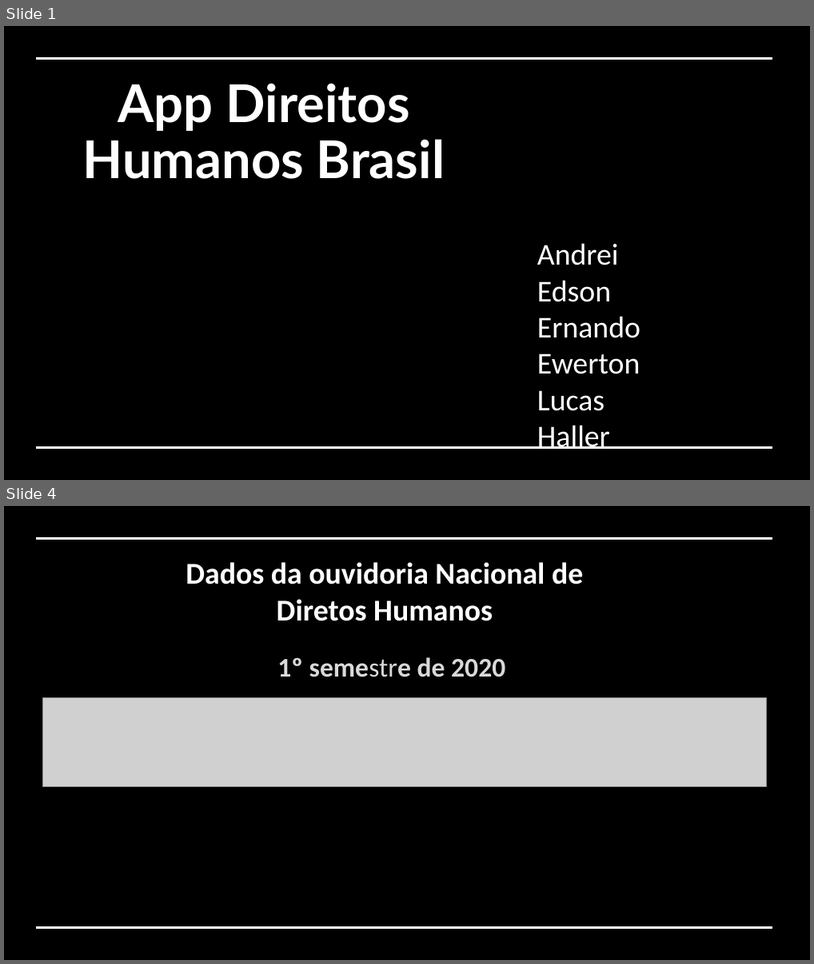
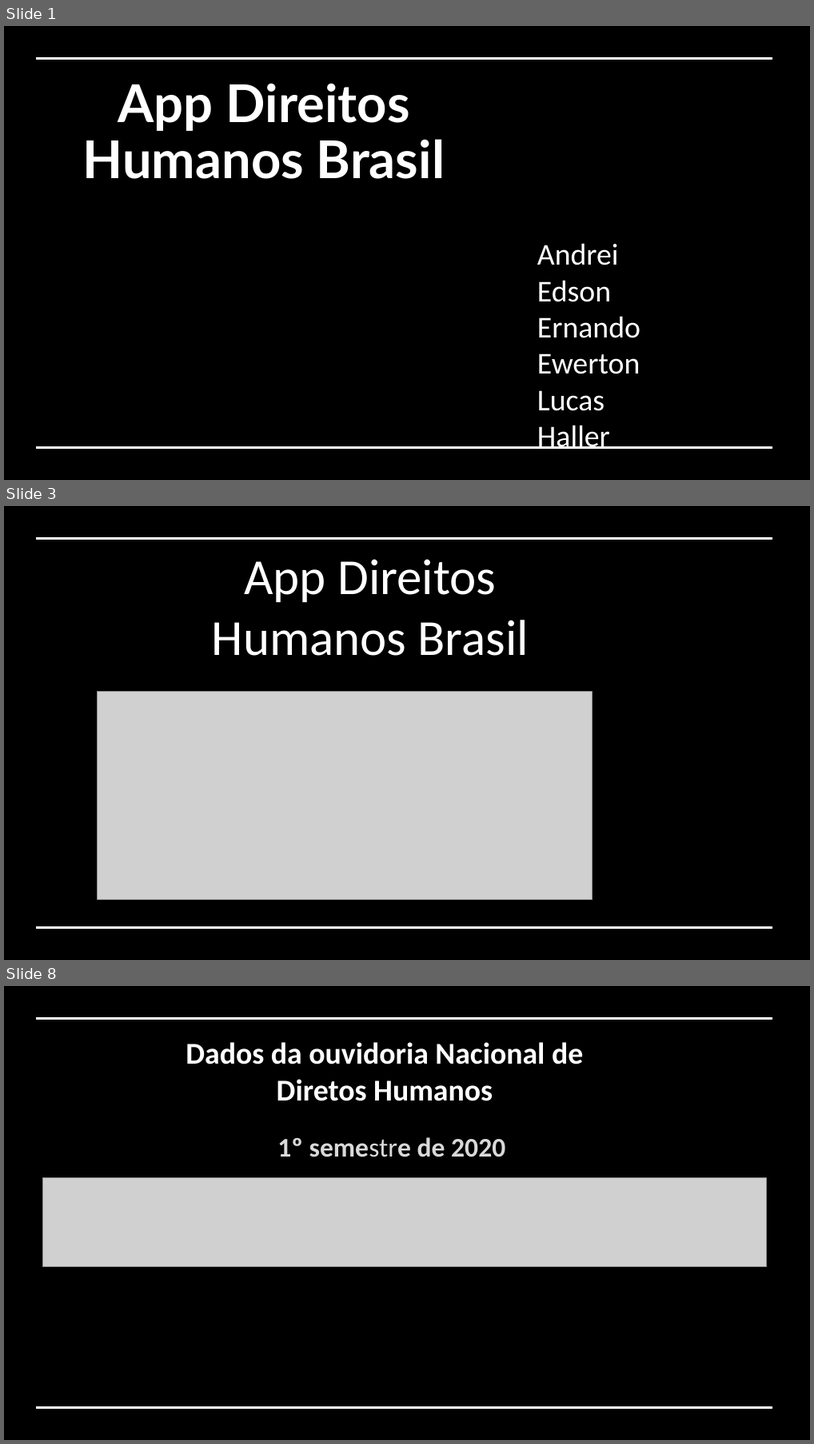
Before and after one commit to A2LF/FrontAnd, a slide deck: integrador-frontend/src/assets/img/APP DH SABE 254.pptx. Shown one above the other, each under a label of ours: slides 1 and 4 before the commit, slides 1, 3 and 8 after it; the slides between them are not shown. The pictures are 814x964 and 814x1444 pixels, drawn with LibreOffice and Linux fonts; fonts in the diff are those of the drawing; grey boxes stand for pictures; background and template pictures are left out; a plain dark background stands for a picture behind light text. Boxes give left, top, right and bottom in pixels: in the first picture for what was removed or moved away, otherwise in the second. Text is boxed around its words. In the diff, an @@ line names an element or a change of style, - is before the commit and + after.

```diff
--- a/integrador-frontend/src/assets/img/APP DH SABE 254.pptx
+++ b/integrador-frontend/src/assets/img/APP DH SABE 254.pptx
@@ slide 3 added at (4, 506, 810, 960), background picture (left out) @@
@@ rectangle added at (4, 506, 810, 960), fill #000000 @@
@@ line added from (36, 539) to (774, 539), #FFFFFF 2.25 pt @@
@@ title added at (212, 559, 530, 656), 60 pt, text #FFFFFF @@
+App Direitos Humanos Brasil
@@ picture added at (97, 691, 592, 899) @@
@@ line added from (36, 927) to (774, 927), #FFFFFF 2.25 pt @@
@@ what was slide 4 is now slide 8 @@
```
Also in this commit, not shown: 2 slides changed, 5 other slides added, 7 other files.
